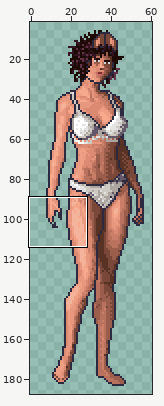
A pixel-art file gets an edit: NSW_api/data/girl.aseprite. The first picture is a wide view before the edit; the outline marks the close-up.
Close-up. Old version:
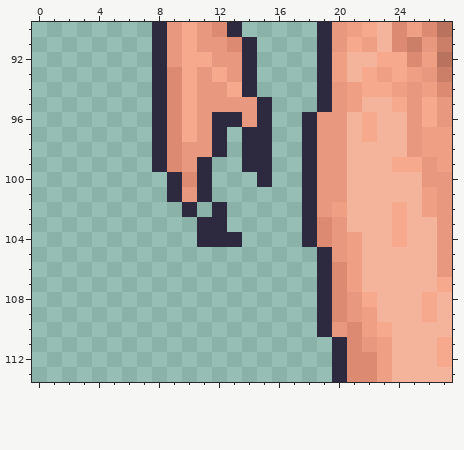
64x192 pixels, 1 frame. Colours within 5 levels of each other are drawn and written as one. Shown: x 0..27, y 90..113. The wide view leaves out empty margins.
The result:
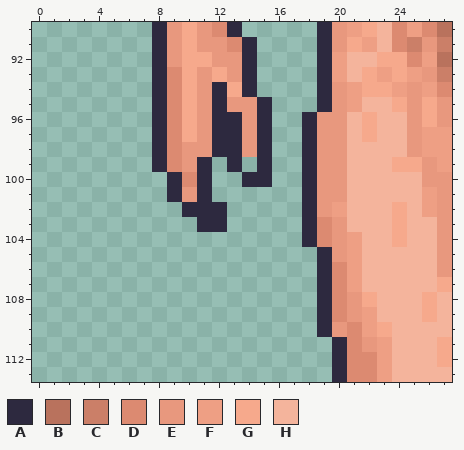
Palette (. is transparent): A #2d293f  B #b9725d  C #cb7f68  D #dc8a71  E #e8987e  F #ee9f84  G #f6a98c  H #f4b49c
The edit:
Layer "Layer 2":
Colour A is added in rows 97 to 99 at x 13; in row 100 at x 14; in row 102 at x 11.
Colour A replaces colour E in rows 94 to 95 at x 12.
Colour E replaces colour A in rows 97 to 98 at x 14.
Colour A is gone in row 99 at x 14; in row 104 at x 11 to 13.
